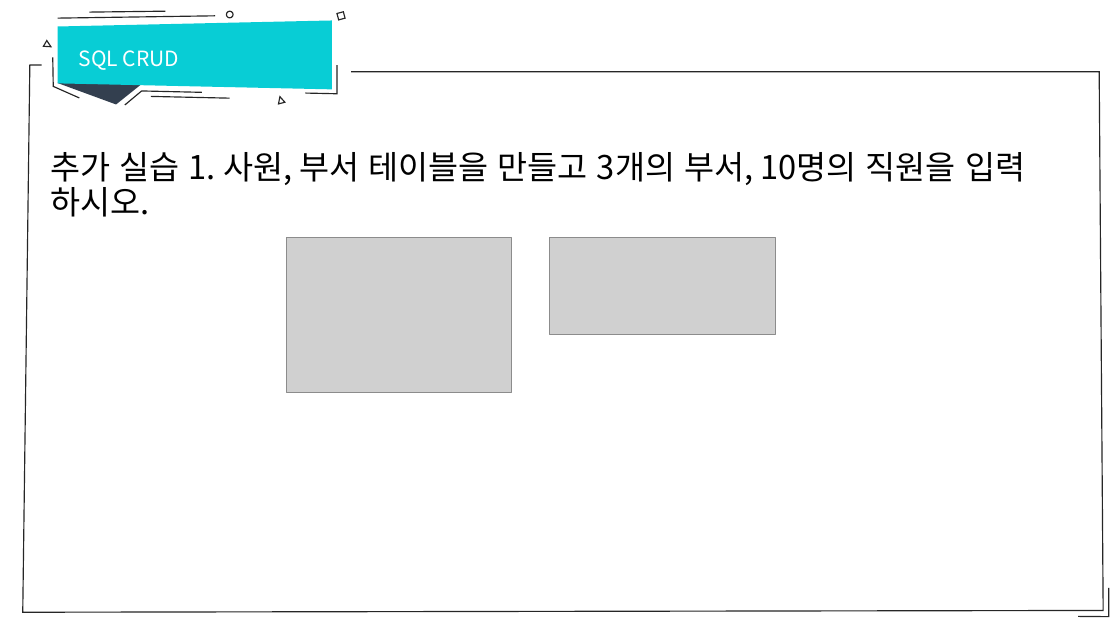
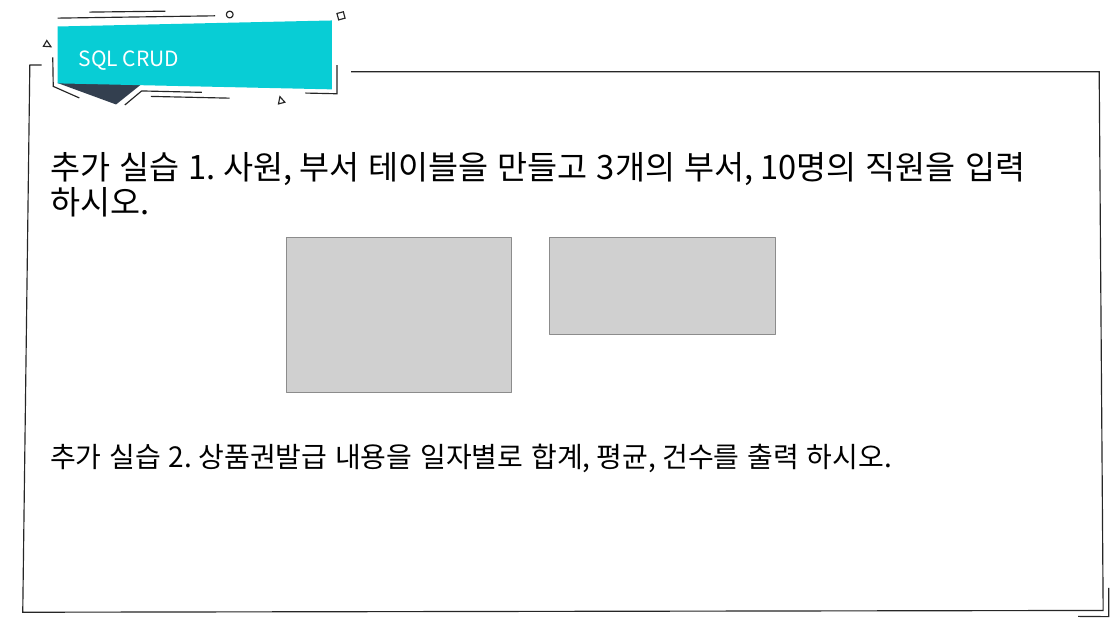
Before and after one commit to sumn-2020/lecture, a slide deck: slide 24 of database/7강 SQL CRUD.pptx (slide 23 before the commit). Drawn at 1120x630 pixels with LibreOffice and Linux fonts; fonts in the diff are those of the drawing; grey boxes stand for pictures. Boxes give left, top, right and bottom in pixels: in the first picture for what was removed or moved away, otherwise in the second. Text is boxed around its words. In the diff, an @@ line names an element or a change of style, - is before the commit and + after.

```diff
--- a/database/7강 SQL CRUD.pptx
+++ b/database/7강 SQL CRUD.pptx
@@ text at [50, 443, 892, 472]: paragraph added @@
+추가 실습 2. 상품권발급 내용을 일자별로 합계, 평균, 건수를 출력 하시오.
```
Also in this commit, not shown: 2 other slides changed, 1 slide added, 2 other files.
